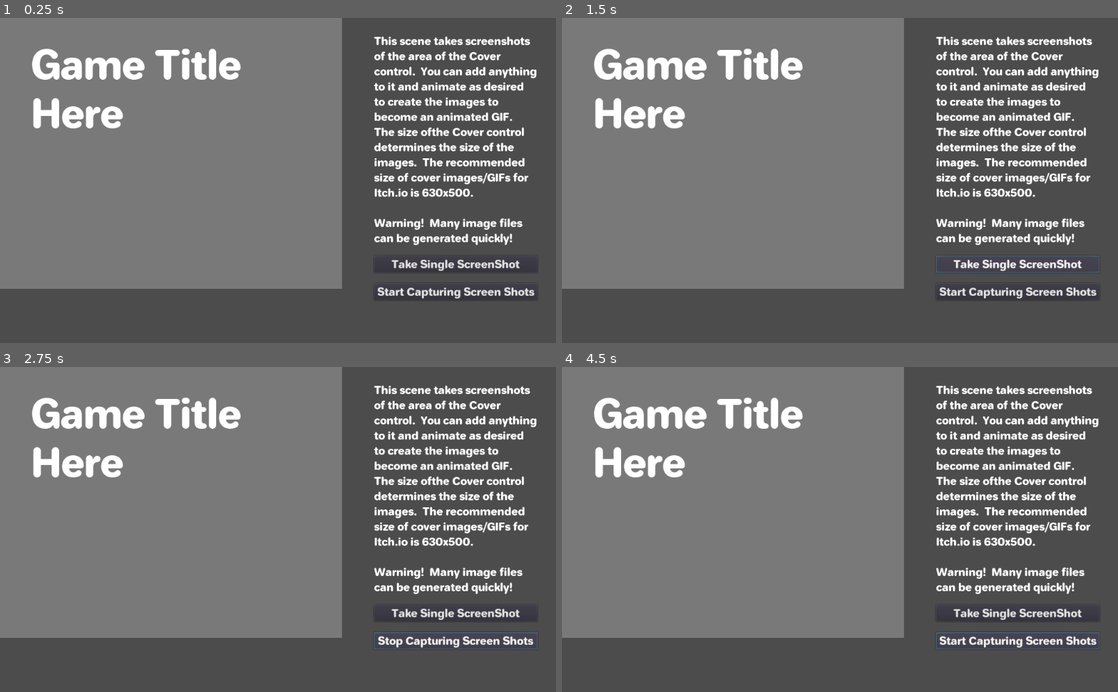
Above: before the commit, frames 1-4 (two rows, left to right).
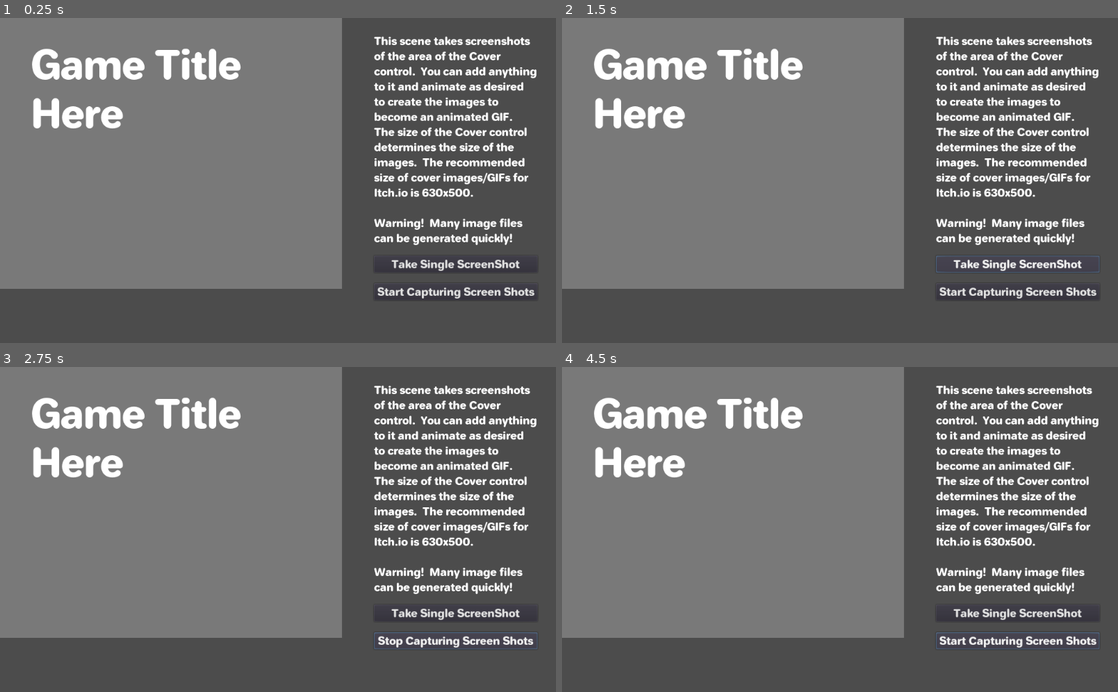
Above: after the commit, the same moments.

Repository: jhlothamer/godot_project_starter
Game: Godot game, scene res://scenes/etc/cover_images_generator.tscn
Same seed, same stepped clock (60 frames per second), same inputs: the game is played once before the commit and once after it. This scene is started directly instead of the project's main scene.
Inputs:
- Up to frame 1 (0.25 s): no input
- Up to frame 2 (1.5 s): click "Take Single ScreenShot" at 0.5 s; click "Take Single ScreenShot" at 1.25 s
- Up to frame 3 (2.75 s): click "Start Capturing Screen Shots" at 2 s
- Up to frame 4 (4.5 s): click "Stop Capturing Screen Shots" at 2.75 s; click "Start Capturing Screen Shots" at 3.5 s; click "Stop Capturing Screen Shots" at 4.25 s

The runs differ from the first frame. In frame 1, 0.3% of the frame differs, in the area x 77-95%, y 33-37%; in frame 2, 0.3%; in frame 3, 0.3%; in frame 4, 0.3%.

Commit message:
improve cover image generator image capture using threads

Diff:
--- a/game/scenes/etc/cover_images_generator.gd
+++ b/game/scenes/etc/cover_images_generator.gd
@@ -13,10 +13,10 @@
 var _directory_name := ""
 var _file_counter := 0
 var _crop_size: Vector2
+var _user_data_directory: Directory = Directory.new()
+var _threads := []
 
-var _user_data_directory: Directory = Directory.new()
 
-# Called when the node enters the scene tree for the first time.
 func _ready():
 	_user_data_directory.open("user://")
 	_crop_size = _cover_control.rect_size
@@ -25,11 +25,7 @@
 func get_date_time_string():
 	# year, month, day, weekday, dst (daylight savings time), hour, minute, second.
 	var datetime = OS.get_datetime()
-	return String(datetime["year"]) + i_to_padded(datetime["month"],2) + i_to_padded(datetime["day"],2) + "_" + i_to_padded(datetime["hour"],2) + i_to_padded(datetime["minute"],2) + i_to_padded(datetime["second"],2)
-
-
-func i_to_padded(i : int, digits: int) -> String:
-	return String(i).pad_zeros(digits)
+	return "%d%02d%02d_%02d%02d%02d" % [datetime["year"], datetime["month"], datetime["day"], datetime["hour"], datetime["minute"], datetime["second"]]
 
 
 func _on_SingleScreenShotBtn_pressed():
@@ -70,9 +66,19 @@
 
 func _take_screen_shot():
 	var image: Image = get_viewport().get_texture().get_data()
+	var thread := Thread.new()
+	_threads.append(thread)
+	thread.start(self, "_save_image", [image, thread])
+
+
+func _save_image(data: Array) -> void:
+	var image: Image = data[0]
 	image.flip_y()
 	if resize_factor != 1.0:
 		var original_size = image.get_size()
 		image.resize(original_size.x*resize_factor, original_size.y*resize_factor, Image.INTERPOLATE_BILINEAR)
 	image.crop(_crop_size.x*resize_factor, _crop_size.y*resize_factor)
-	image.save_png("user://" + _directory_name + "/" + i_to_padded(_file_counter,4) + ".png")
+	var error = image.save_png("user://%s/%04d.png" % [_directory_name, _file_counter])
+	if error != OK:
+		printerr("CoverImageGenerator: error while saving image %d" % error)
+	_threads.erase(data[1])
--- a/game/scenes/etc/cover_images_generator.tscn
+++ b/game/scenes/etc/cover_images_generator.tscn
@@ -51,7 +51,7 @@
 margin_right = 301.0
 margin_bottom = 389.0
 custom_fonts/font = ExtResource( 1 )
-text = "This scene takes screenshots of the area of the Cove …(82 unchanged characters)…  to become an animated GIF.  The size ofthe Cover control determines the size of …(79 unchanged characters)…
+text = "This scene takes screenshots of the area of the Cove …(82 unchanged characters)…  to become an animated GIF.  The size of the Cover control determines the size of …(79 unchanged characters)…
 
 Warning!  Many image files can be generated quickly!"
 autowrap = true
@@ -69,5 +69,6 @@
 margin_bottom = 491.0
 custom_fonts/font = ExtResource( 1 )
 text = "Start Capturing Screen Shots"
+
 [connection signal="pressed" from="VBoxContainer/SingleScreenShotBtn" to="." method="_on_SingleScreenShotBtn_pressed"]
 [connection signal="pressed" from="VBoxContainer/StartStopScreenShotsBtn" to="." method="_on_StartStopScreenShotsBtn_pressed"]
